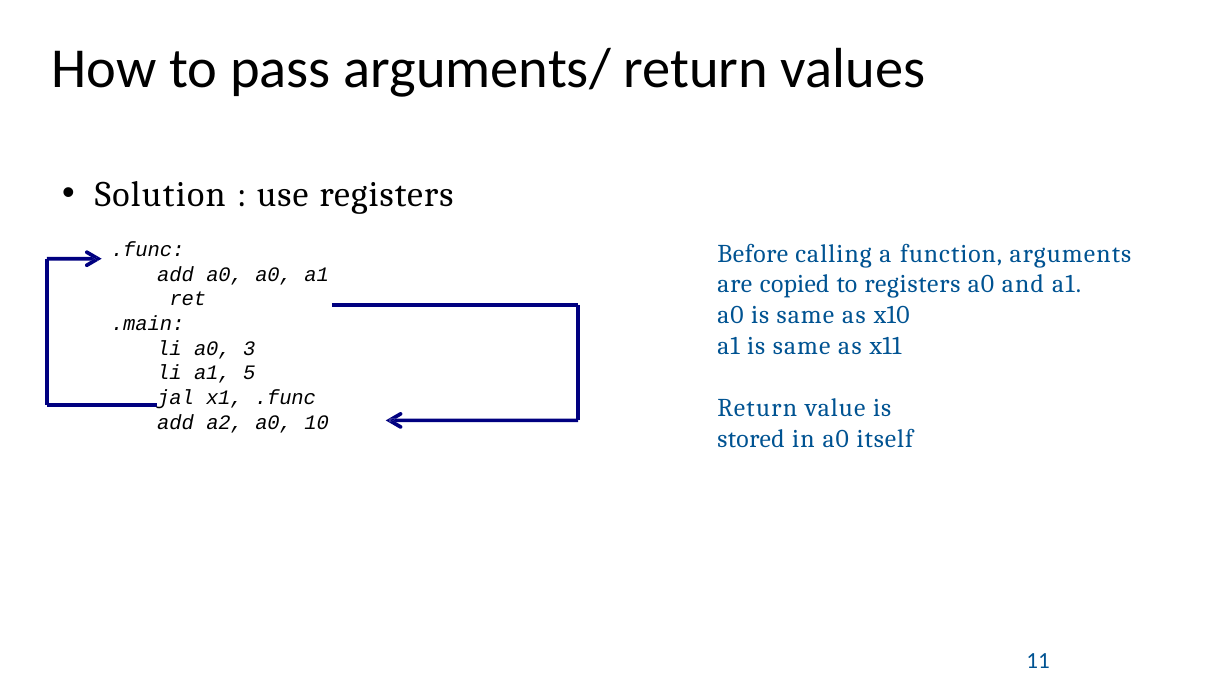
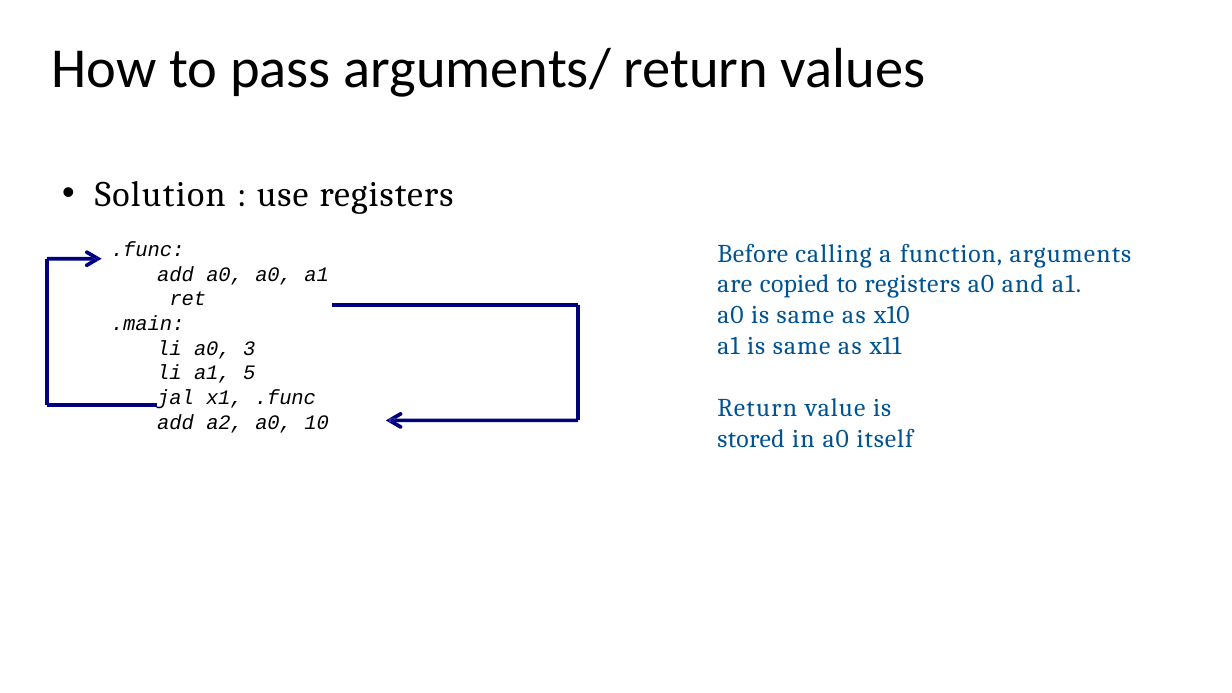
Before and after one commit to PG-DESD/CDAC_Sharing_Data, a slide deck: slide 62 of Microprocessor/TheoryLectures/RISC-V_Theory.pptx (slide 66 before the commit). Drawn at 1232x693 pixels with LibreOffice and Linux fonts; fonts in the diff are those of the drawing. Boxes give left, top, right and bottom in pixels: in the first picture for what was removed or moved away, otherwise in the second. Text is boxed around its words. In the diff, an @@ line names an element or a change of style, - is before the commit and + after.

```diff
--- a/Microprocessor/TheoryLectures/RISC-V_Theory.pptx
+++ b/Microprocessor/TheoryLectures/RISC-V_Theory.pptx
@@ text removed at box(1026, 653, 1049, 668) @@
-11
```
Also in this commit, not shown: 23 other slides changed, 4 slides removed.
